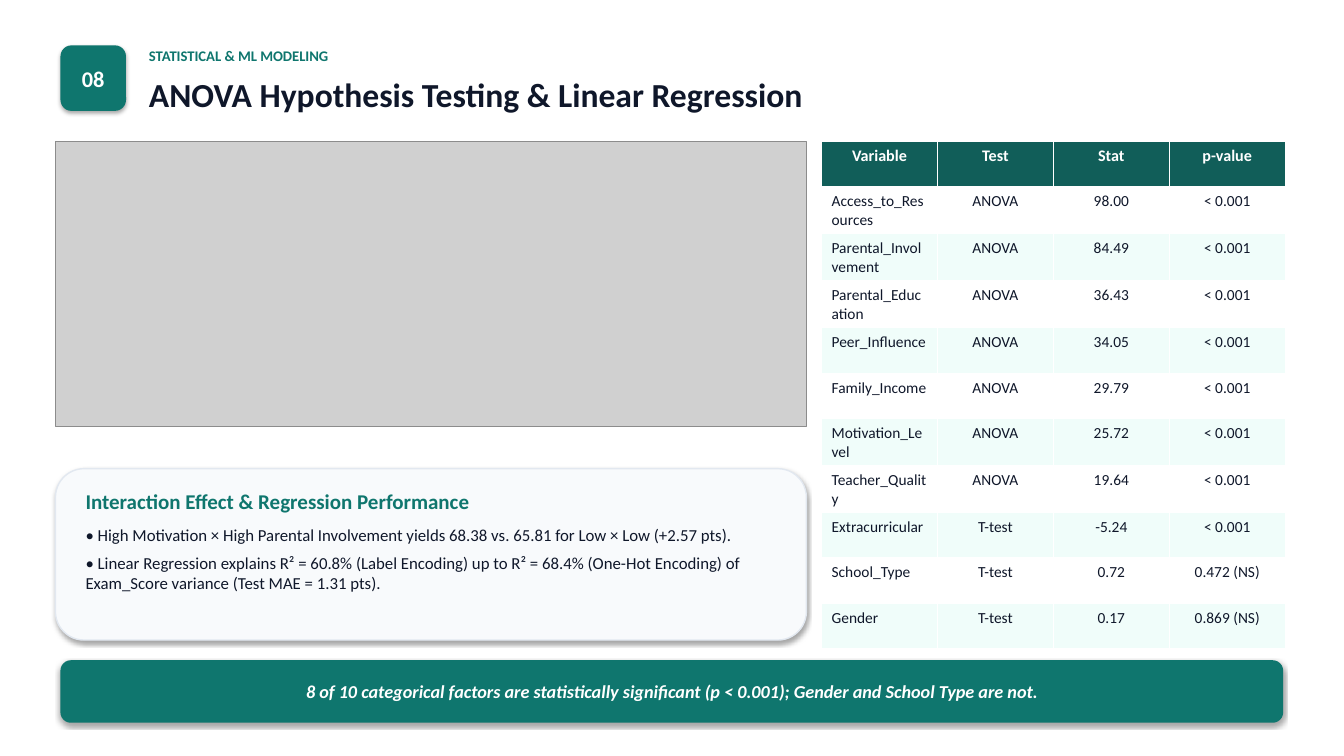
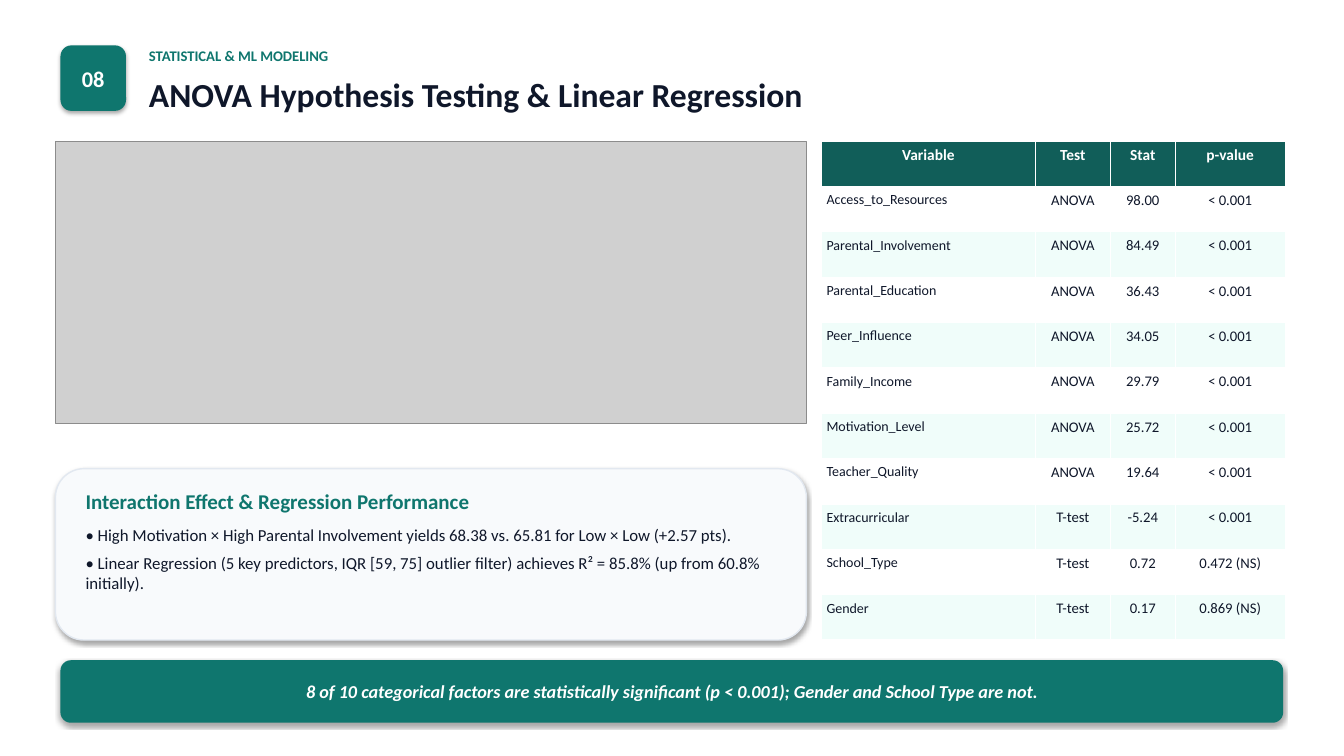
Before and after one commit to baole16/ADY201m, a slide deck: slide 10 of 2_Slide/Slide.pptx. Drawn at 1344x756 pixels with LibreOffice and Linux fonts; fonts in the diff are those of the drawing; grey boxes stand for pictures. Boxes give left, top, right and bottom in pixels: in the first picture for what was removed or moved away, otherwise in the second. Text is boxed around its words. In the diff, an @@ line names an element or a change of style, - is before the commit and + after.

```diff
--- a/2_Slide/Slide.pptx
+++ b/2_Slide/Slide.pptx
@@ table at (822,141,1286,640) @@
@@ size 11.5 to 11 pt in "Variable", "Test", "Stat", "p-value" @@
@@ size 11 to 10 pt in "Access_to_Resources", "Parental_Involvement", "Parental_Education", "Peer_Influence" and 6 more places @@
@@ size 11 to 10.5 pt in "ANOVA", "98.00", "< 0.001", "ANOVA" and 26 more places @@
@@ text at (86,556,760,592): text changed @@
-• Linear Regression explains R² = 60.8% (Label Encoding) up to R² = 68.4% (One-Hot Encoding) of Exam_Score variance (Test MAE = 1.31 pts).
+• Linear Regression (5 key predictors, IQR [59, 75] outlier filter) achieves R² = 85.8% (up from 60.8% initially).
```
Also in this commit, not shown: 3 other slides changed, 29 other files.
